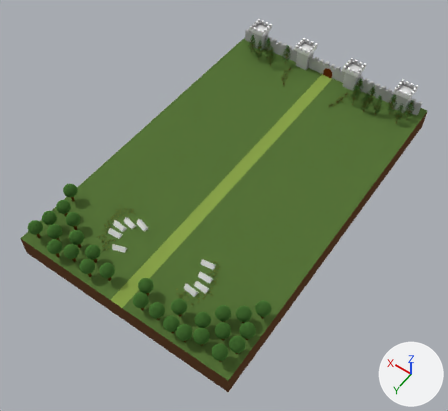
Two versions of the Blender file 2D-Spiel/Assets/Welten/welt01.blend, one commit apart.
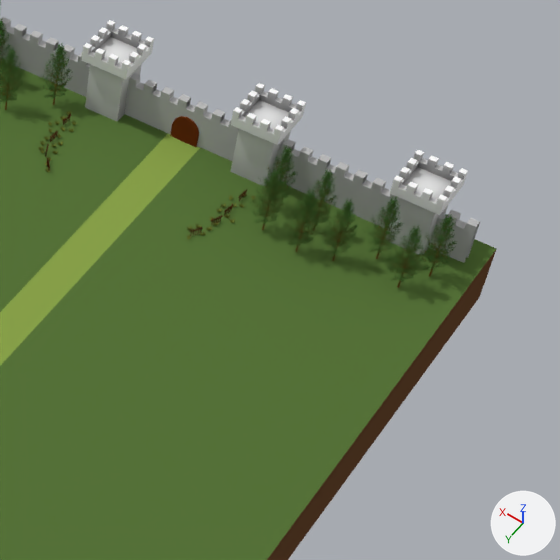
The first picture shows the older version from a camera (50 mm lens) standing at (-9.65, 14.76, 21.03) and looking at (-0.15, 1.46, 0.12). The close-ups show both versions on the part from 60% to 100% of the width and 8% to 51% of the height of that picture; other places that the commit changed are outside them. Every picture has the same lights, and +X, +Y and +Z are marked at lower right.

The scene before the commit, as lines of its bpy script (objects in view):
```python
ob_boden = bpy.data.objects.new('Boden', me_boden)
ob_boden.location = (0.0, 0.0, 0.0)
ob_leaves_009 = bpy.data.objects.new('leaves.009', me_leaves)
ob_leaves_009.parent = ob_tree_009
ob_leaves_009.location = (0.0, 0.0, 0.0)
ob_leaves_010 = bpy.data.objects.new('leaves.010', me_leaves)
ob_leaves_010.parent = ob_tree_010
ob_leaves_010.location = (0.0, 0.0, 0.0)
ob_leaves_011 = bpy.data.objects.new('leaves.011', me_leaves)
ob_leaves_011.parent = ob_tree_011
ob_leaves_011.location = (0.0, 0.0, 0.0)
ob_leaves_012 = bpy.data.objects.new('leaves.012', me_leaves)
ob_leaves_012.parent = ob_tree_012
ob_leaves_012.location = (0.0, 0.0, 0.0)
ob_tree_009 = bpy.data.objects.new('tree.009', cu_tree)
ob_tree_009.location = (-3.64, -6.77, 1.0)
ob_tree_009.scale = (0.0668, 0.0668, 0.0668)
ob_tree_010 = bpy.data.objects.new('tree.010', cu_tree)
ob_tree_010.location = (-4.44, -6.89, 1.0)
ob_tree_010.scale = (0.0668, 0.0668, 0.0668)
ob_tree_011 = bpy.data.objects.new('tree.011', cu_tree)
ob_tree_011.location = (-4.17, -6.41, 1.0)
ob_tree_011.scale = (0.0668, 0.0668, 0.0668)
ob_tree_012 = bpy.data.objects.new('tree.012', cu_tree)
ob_tree_012.location = (-2.6, -6.2, 1.0)
ob_tree_012.scale = (0.0668, 0.0668, 0.0668)
# also in view: 'Cube.001' at (0.06, -7.5, 1.36); 'Turm' at (0.07, -7.5, 1.61)
```
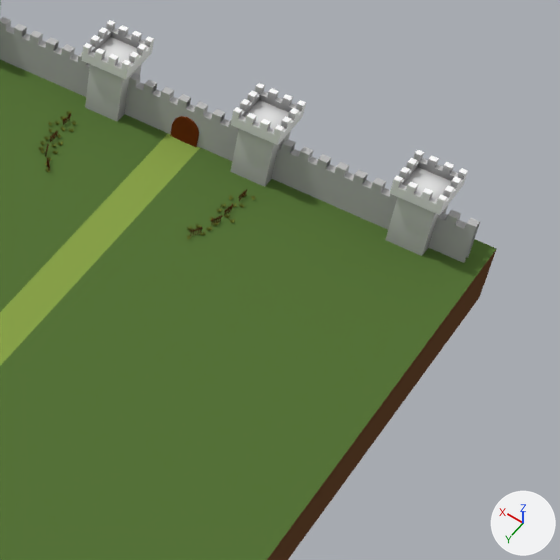
Patch to the scene script:
```diff
--- a/2D-Spiel/Assets/Welten/welt01.blend.py
+++ b/2D-Spiel/Assets/Welten/welt01.blend.py
@@ ob_tree_012 @@
-ob_tree_012 = bpy.data.objects.new('tree.012', cu_tree)
-ob_tree_012.location = (-2.6, -6.2, 1.0)
-ob_tree_012.scale = (0.0668, 0.0668, 0.0668)
@@ ob_leaves_012 @@
-ob_leaves_012 = bpy.data.objects.new('leaves.012', me_leaves)
-ob_leaves_012.parent = ob_tree_012
-ob_leaves_012.location = (0.0, 0.0, 0.0)
@@ ob_tree_011 @@
-ob_tree_011 = bpy.data.objects.new('tree.011', cu_tree)
-ob_tree_011.location = (-4.17, -6.41, 1.0)
-ob_tree_011.scale = (0.0668, 0.0668, 0.0668)
@@ ob_leaves_011 @@
-ob_leaves_011 = bpy.data.objects.new('leaves.011', me_leaves)
-ob_leaves_011.parent = ob_tree_011
-ob_leaves_011.location = (0.0, 0.0, 0.0)
@@ ob_tree_010 @@
-ob_tree_010 = bpy.data.objects.new('tree.010', cu_tree)
-ob_tree_010.location = (-4.44, -6.89, 1.0)
-ob_tree_010.scale = (0.0668, 0.0668, 0.0668)
@@ ob_leaves_010 @@
-ob_leaves_010 = bpy.data.objects.new('leaves.010', me_leaves)
-ob_leaves_010.parent = ob_tree_010
-ob_leaves_010.location = (0.0, 0.0, 0.0)
@@ ob_tree_009 @@
-ob_tree_009 = bpy.data.objects.new('tree.009', cu_tree)
-ob_tree_009.location = (-3.64, -6.77, 1.0)
-ob_tree_009.scale = (0.0668, 0.0668, 0.0668)
@@ ob_leaves_009 @@
-ob_leaves_009 = bpy.data.objects.new('leaves.009', me_leaves)
-ob_leaves_009.parent = ob_tree_009
-ob_leaves_009.location = (0.0, 0.0, 0.0)
@@ ob_tree_008 @@
-ob_tree_008 = bpy.data.objects.new('tree.008', cu_tree)
-ob_tree_008.location = (-3.14, -6.36, 1.0)
-ob_tree_008.scale = (0.0668, 0.0668, 0.0668)
@@ ob_leaves_008 @@
-ob_leaves_008 = bpy.data.objects.new('leaves.008', me_leaves)
-ob_leaves_008.parent = ob_tree_008
-ob_leaves_008.location = (0.0, 0.0, 0.0)
@@ ob_tree_007 @@
-ob_tree_007 = bpy.data.objects.new('tree.007', cu_tree)
-ob_tree_007.location = (-1.88, -6.87, 1.0)
-ob_tree_007.scale = (0.0668, 0.0668, 0.0668)
@@ ob_leaves_007 @@
-ob_leaves_007 = bpy.data.objects.new('leaves.007', me_leaves)
-ob_leaves_007.parent = ob_tree_007
-ob_leaves_007.location = (0.0, 0.0, 0.0)
@@ ob_tree_006 @@
-ob_tree_006 = bpy.data.objects.new('tree.006', cu_tree)
-ob_tree_006.location = (-1.97, -6.34, 1.0)
-ob_tree_006.scale = (0.0668, 0.0668, 0.0668)
@@ ob_leaves_006 @@
-ob_leaves_006 = bpy.data.objects.new('leaves.006', me_leaves)
-ob_leaves_006.parent = ob_tree_006
-ob_leaves_006.location = (0.0, 0.0, 0.0)
@@ ob_tree_005 @@
-ob_tree_005 = bpy.data.objects.new('tree.005', cu_tree)
-ob_tree_005.location = (-2.6, -6.75, 1.0)
-ob_tree_005.scale = (0.0668, 0.0668, 0.0668)
@@ ob_leaves_005 @@
-ob_leaves_005 = bpy.data.objects.new('leaves.005', me_leaves)
-ob_leaves_005.parent = ob_tree_005
-ob_leaves_005.location = (0.0, 0.0, 0.0)
@@ ob_tree_003 @@
-ob_tree_003 = bpy.data.objects.new('tree.003', cu_tree)
-ob_tree_003.location = (2.12, -6.97, 1.0)
-ob_tree_003.scale = (0.0668, 0.0668, 0.0668)
@@ ob_leaves_003 @@
-ob_leaves_003 = bpy.data.objects.new('leaves.003', me_leaves)
-ob_leaves_003.parent = ob_tree_003
-ob_leaves_003.location = (0.0, 0.0, 0.0)
@@ ob_tree_002 @@
-ob_tree_002 = bpy.data.objects.new('tree.002', cu_tree)
-ob_tree_002.location = (2.67, -6.44, 1.0)
-ob_tree_002.scale = (0.0668, 0.0668, 0.0668)
@@ ob_leaves_002 @@
-ob_leaves_002 = bpy.data.objects.new('leaves.002', me_leaves)
-ob_leaves_002.parent = ob_tree_002
-ob_leaves_002.location = (0.0, 0.0, 0.0)
@@ ob_tree_001 @@
-ob_tree_001 = bpy.data.objects.new('tree.001', cu_tree)
-ob_tree_001.location = (3.21, -6.93, 1.0)
-ob_tree_001.scale = (0.0668, 0.0668, 0.0668)
@@ ob_leaves_001 @@
-ob_leaves_001 = bpy.data.objects.new('leaves.001', me_leaves)
-ob_leaves_001.parent = ob_tree_001
-ob_leaves_001.location = (0.0, 0.0, 0.0)
```

Changed parts and their boxes [x1, y1, x2, y2] in the close-ups (560 x 560 px):
'leaves.011', deleted
    before: [385, 226, 424, 283]
'leaves.009', deleted
    before: [364, 196, 405, 254]
'leaves.008', deleted
    before: [321, 198, 358, 256]
'leaves.010', deleted
    before: [420, 214, 456, 271]
'leaves.012', deleted
    before: [283, 190, 321, 245]
'leaves.006', deleted
    before: [249, 168, 286, 224]
'leaves.003', deleted
    before: [37, 43, 73, 99]
'leaves.005', deleted
    before: [303, 169, 337, 226]
'leaves.002', deleted
    before: [0, 47, 24, 103]
'leaves.007', deleted
    before: [258, 145, 298, 201]
'leaves.001', deleted
    before: [0, 19, 10, 72]
'tree.012', deleted
    before: [285, 196, 318, 252]
'tree.010', deleted
    before: [420, 216, 455, 277]
'tree.009', deleted
    before: [371, 204, 399, 259]
'tree.011', deleted
    before: [390, 234, 422, 288]
'tree.006', deleted
    before: [254, 170, 285, 230]
'tree.008', deleted
    before: [322, 205, 355, 261]
'tree.002', deleted
    before: [0, 54, 22, 110]
'tree.005', deleted
    before: [306, 175, 336, 231]
'tree.003', deleted
    before: [44, 46, 72, 105]
'tree.007', deleted
    before: [264, 149, 295, 204]
'tree.001', deleted
    before: [0, 28, 9, 63]
